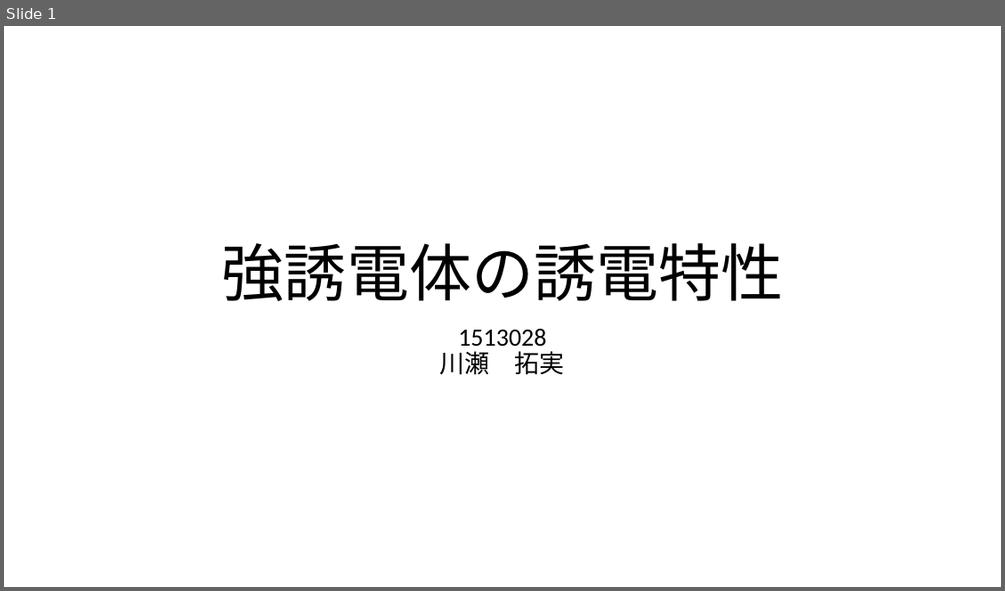
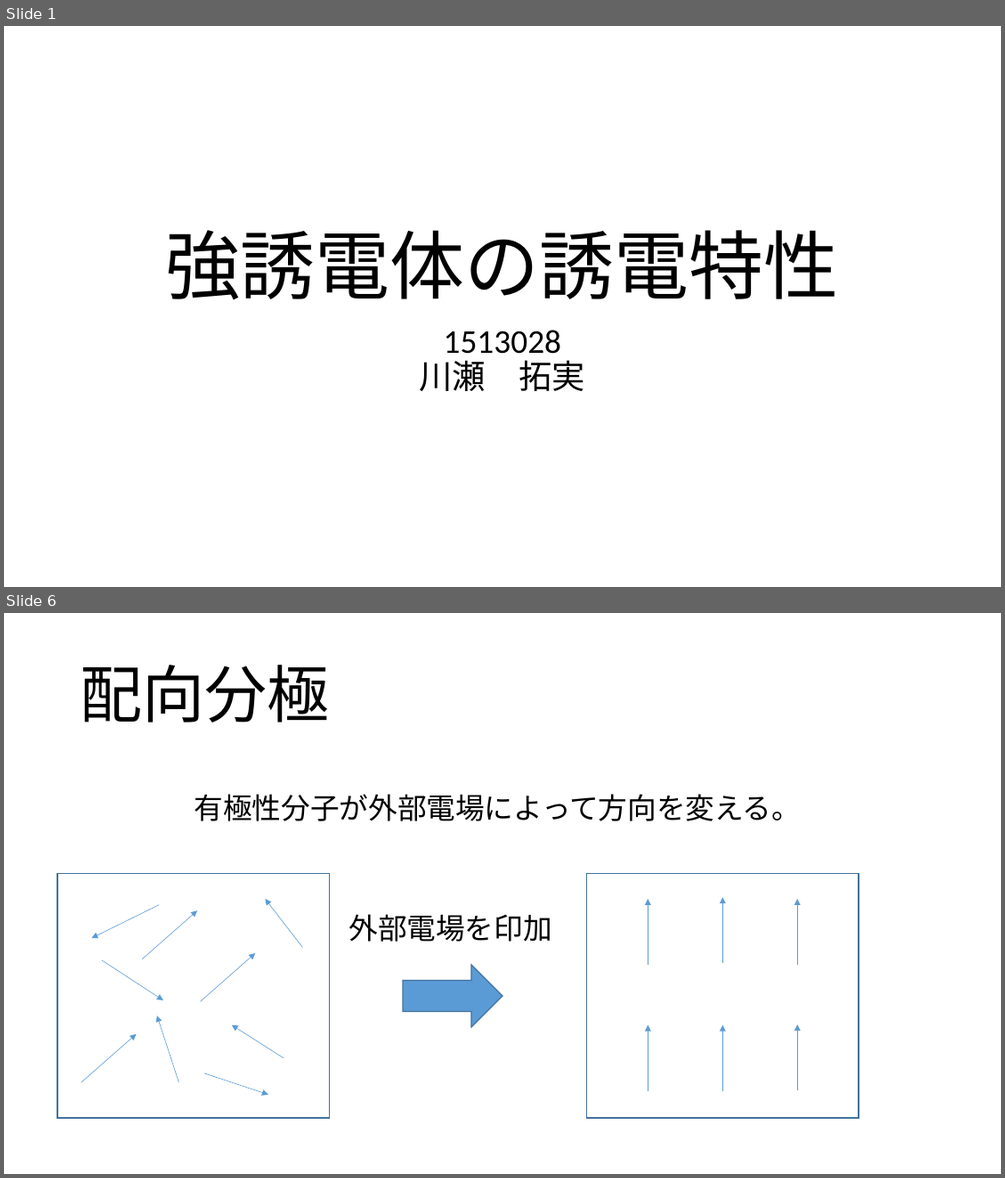
Before and after one commit to coil398/experiment, a slide deck: dielectric/強誘電体の誘電特性.pptx. Shown one above the other, each under a label of ours: slide 1 before the commit, slides 1 and 6 after it; the slides between them are not shown. The pictures are 1005x591 and 1005x1178 pixels, drawn with LibreOffice and Linux fonts; fonts in the diff are those of the drawing. Boxes give left, top, right and bottom in pixels: in the first picture for what was removed or moved away, otherwise in the second. Text is boxed around its words. In the diff, an @@ line names an element or a change of style, - is before the commit and + after.

```diff
--- a/dielectric/強誘電体の誘電特性.pptx
+++ b/dielectric/強誘電体の誘電特性.pptx
@@ slide 6 added at (4, 613, 1001, 1174), background #FFFFFF @@
@@ title added at (80, 665, 329, 722), 60 pt, text #000000 @@
+配向分極
@@ text added at (194, 794, 801, 821), 28 pt, text #000000 @@
+有極性分子が外部電場によって方向を変える。
@@ rectangle added at (57, 874, 330, 1118), fill #FFFFFF, outline #43739E 1 pt @@
@@ rectangle added at (587, 874, 858, 1118), fill #FFFFFF, outline #43739E 1 pt @@
@@ arrow added from (159, 905) to (91, 938), #5B9BD5 0.5 pt @@
@@ arrow added from (302, 948) to (265, 899), #5B9BD5 0.5 pt @@
@@ arrow added from (647, 965) to (647, 899), #5B9BD5 0.5 pt @@
@@ arrow added from (722, 963) to (722, 897), #5B9BD5 0.5 pt @@
@@ arrow added from (797, 965) to (797, 899), #5B9BD5 0.5 pt @@
@@ arrow added from (142, 959) to (197, 910), #5B9BD5 0.5 pt @@
@@ text added at (348, 914, 551, 941), 28 pt, text #000000 @@
+外部電場を印加
@@ arrow added from (200, 1002) to (255, 953), #5B9BD5 0.5 pt @@
@@ arrow added from (102, 960) to (163, 1000), #5B9BD5 0.5 pt @@
@@ right arrow added at (403, 965, 502, 1027), fill #5B9BD5, outline #43739E 1 pt @@
@@ arrow added from (81, 1083) to (137, 1034), #5B9BD5 0.5 pt @@
@@ arrow added from (179, 1083) to (157, 1015), #5B9BD5 0.5 pt @@
@@ arrow added from (283, 1058) to (232, 1025), #5B9BD5 0.5 pt @@
@@ arrow added from (647, 1091) to (647, 1025), #5B9BD5 0.5 pt @@
@@ arrow added from (722, 1091) to (722, 1025), #5B9BD5 0.5 pt @@
@@ arrow added from (797, 1090) to (797, 1024), #5B9BD5 0.5 pt @@
@@ arrow added from (204, 1073) to (268, 1094), #5B9BD5 0.5 pt @@
@@ slide 1 changed as well @@
@@ title "強誘電体の誘電特性" at (166, 230, 839, 300): size 60 to 72 pt @@
@@ subtitle "1513028 川瀬 拓実" at (420, 329, 586, 391): size 24 to 32 pt @@
```
Also in this commit, not shown: 12 other slides added, 3 other files.
